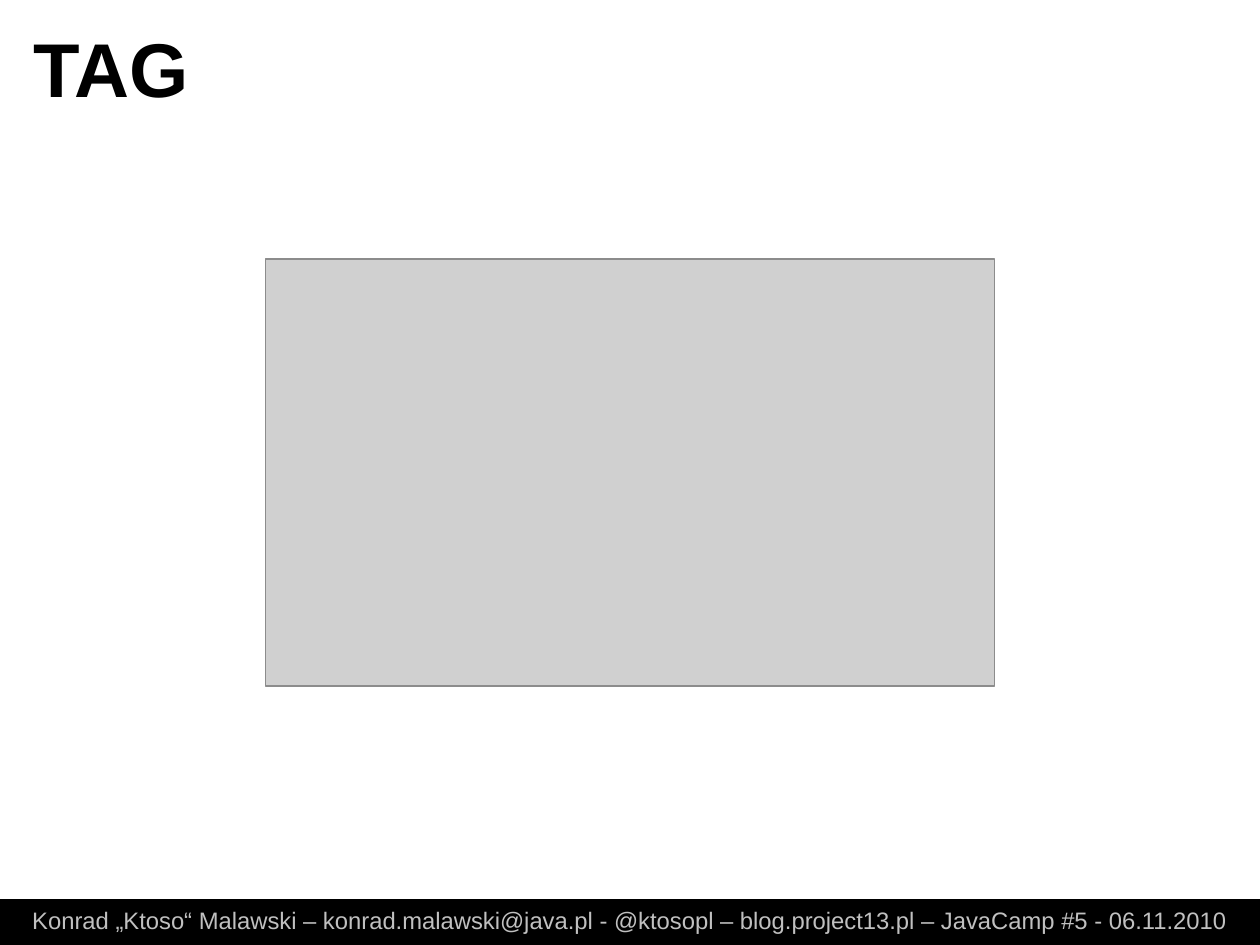
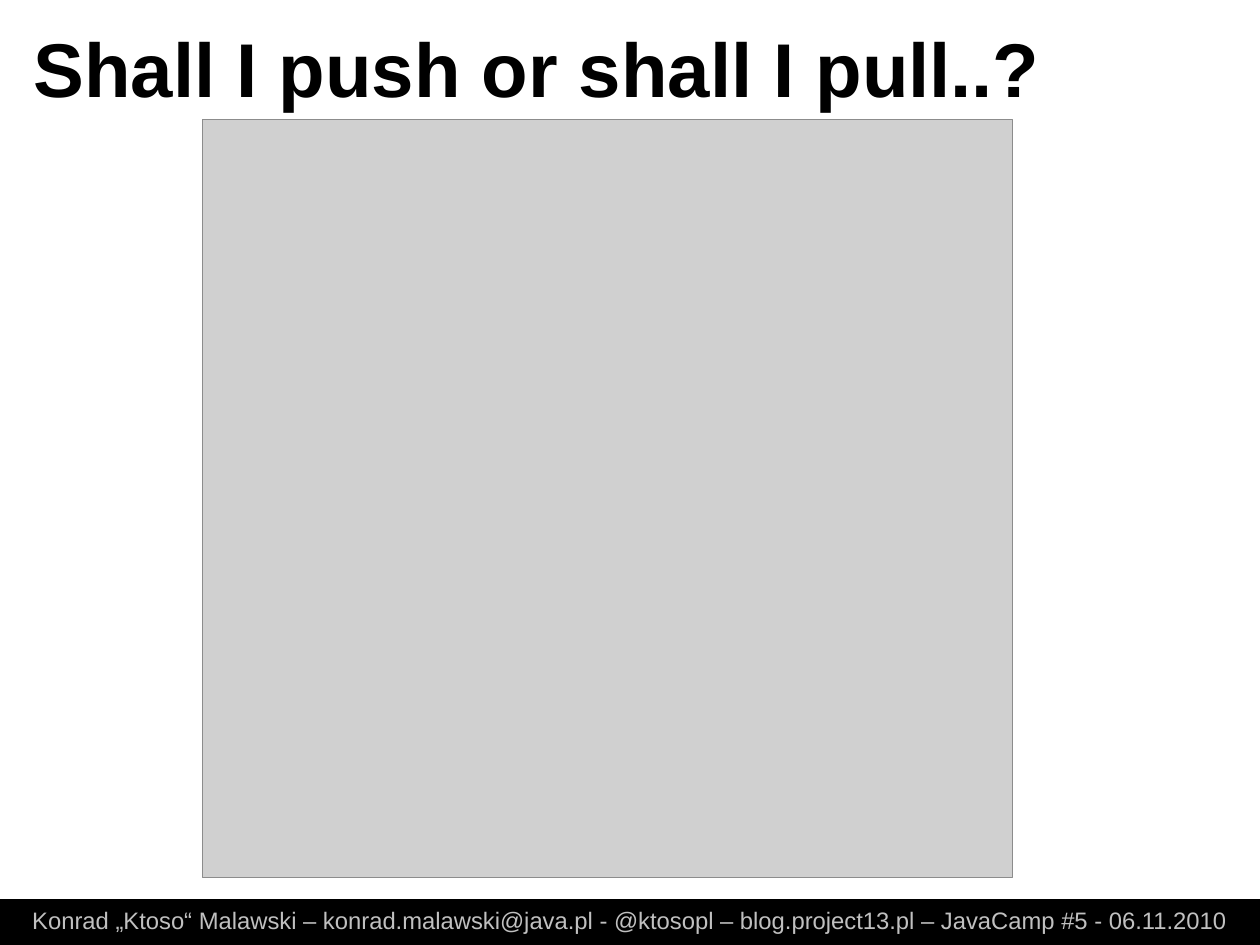
Before and after one commit to ktoso/git-presentation, a slide deck: slide 9 of slides.odp (slide 24 before the commit). Drawn at 1260x945 pixels with LibreOffice and Linux fonts; fonts in the diff are those of the drawing; grey boxes stand for pictures. Boxes give left, top, right and bottom in pixels: in the first picture for what was removed or moved away, otherwise in the second. Text is boxed around its words. In the diff, an @@ line names an element or a change of style, - is before the commit and + after.

Commit message:
dodanie push pull

```diff
--- a/slides.odp
+++ b/slides.odp
@@ text at (x1=34, y1=41, x2=1040, y2=112): text changed @@
-TAG
+Shall I push or shall I pull..?
@@ picture resized from (x1=266, y1=260, x2=995, y2=687) to (x1=202, y1=120, x2=1013, y2=878) @@
```
Also in this commit, not shown: 3 other slides changed, 2 slides added, 3 other files.
